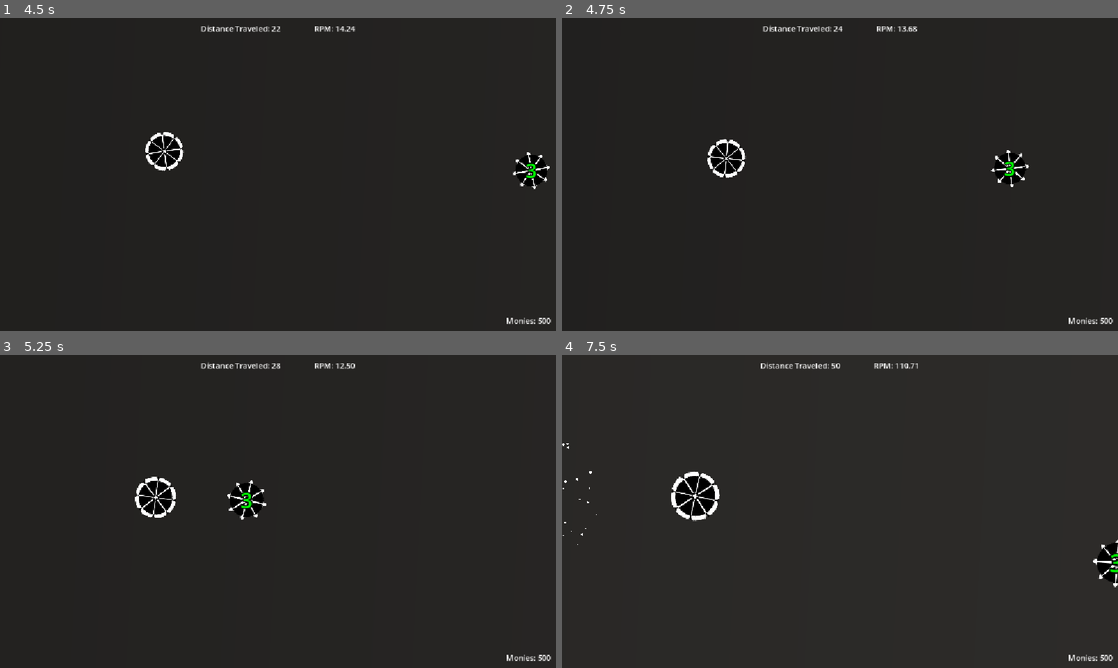
Above: before the commit, frames 1-4 (two rows, left to right).
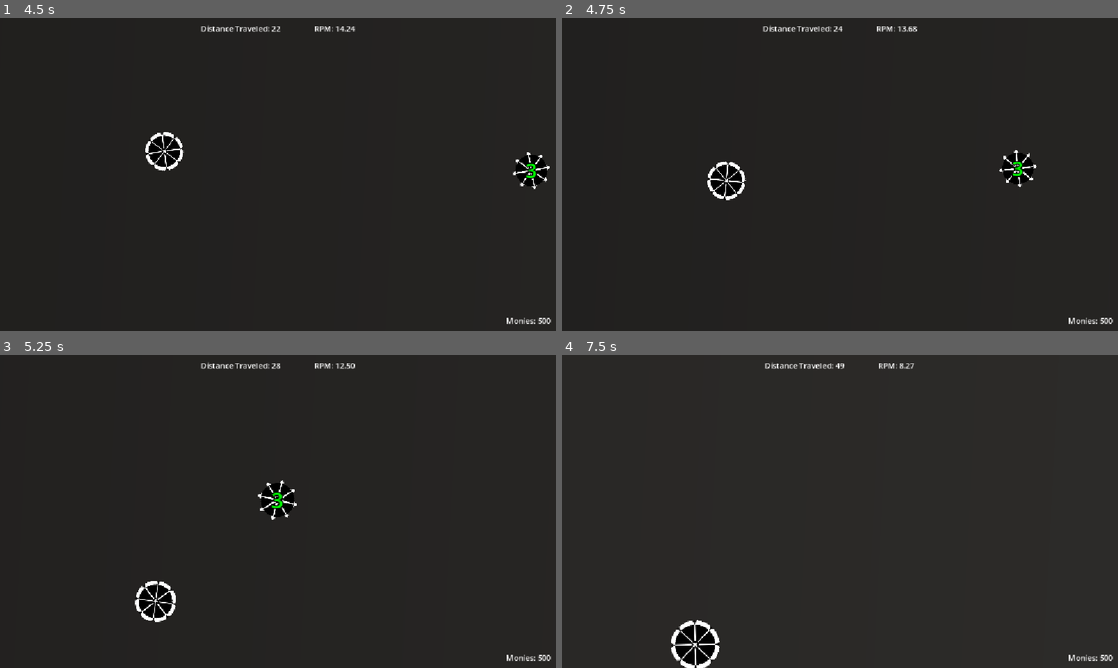
Above: after the commit, the same moments.

Repository: ryder-james/AVerySeriousGameJam
Game: Godot game, scene res://ui/main_menu.tscn
Two runs of this game, one before a commit and one after it. Both use one fixed random seed, a clock stepped at 60 frames per second and the inputs below. The engine's default icon, where the game draws it, is replaced by a stand-in: a white triangle on a blue panel in a dark square.
Inputs:
- Up to frame 1 (4.5 s): click "Start" at 0.5 s; tap Enter at 1.25 s; hold A (ccw) 1.28-2.03 s; tap D (cw) at 1.55, 2.1, 3.8 s; tap Space (launch) at 2, 2.3 s; hold Space (launch) 2.78-3.53 s; tap A (ccw) at 3.05, 3.6 s; hold D (cw) from 4.28 s (still down)
- Up to frame 2 (4.75 s): keep holding D (cw); tap Space (launch) at 4.55 s
- Up to frame 3 (5.25 s): release D (cw) at 5.03 s; tap Space (launch) at 5.1 s
- Up to frame 4 (7.5 s): tap A (ccw) at 5.3 s; hold A (ccw) 5.78-6.53 s; tap D (cw) at 6.05, 6.6 s; tap Space (launch) at 6.8 s; hold Space (launch) from 7.28 s (still down)

Frame 1 is identical in both runs. In frame 2, 1.5% of the frame differs, in the area x 26-86%, y 38-59%; in frame 3, 2.5%; in frame 4, 2.8%, in the area x 0-100%, y 2-100%.

Commit message:
refactor: Improved dash control

Diff:
--- a/beyblade/beyblade.gd
+++ b/beyblade/beyblade.gd
@@ -5,6 +5,10 @@
 signal start_dash
 signal end_dash
 
+
+const DASH_RIGHT := deg_to_rad(0.0)
+const DASH_DOWN := deg_to_rad(45.0)
+const DASH_UP := -DASH_DOWN
 
 @export var max_speed: float = 1000.0
 @export var max_launch_power: float = 800.0
@@ -14,6 +18,7 @@
 @export var clash_detection_distance: float = 90.0
 
 var is_dashing := false
+var _preferred_dash_angle := DASH_RIGHT
 var _dash_tween: Tween = null
 var _dash_duration := 0.0
 
@@ -51,32 +56,41 @@
 
 
 func _unhandled_input(event: InputEvent) -> void:
-	if not is_dashing and event.is_action_pressed("launch"):
-		start_dash.emit()
-		is_dashing = true
-		_dash_duration = 1.0
-		_dash_tween = create_tween()
-		_dash_tween.set_ignore_time_scale(true)
-		_dash_tween.tween_property(self, "dash_duration", 0.0, max_dash_duration)
-		_dash_tween.finished.connect(_release_dash.bind(0.0))
-	elif is_dashing:
+	if is_dashing:
 		var release_dash := false
-		var dash_angle := 0.0
+		var dash_angle := DASH_RIGHT
 		if event.is_action_released("launch"):
 			release_dash = true
+			dash_angle = _preferred_dash_angle
 		elif event.is_action_pressed("ccw"):
-			dash_angle = deg_to_rad(-45.0)
+			dash_angle = DASH_UP
 			release_dash = true
 		elif event.is_action_pressed("cw"):
-			dash_angle = deg_to_rad(45.0)
+			dash_angle = DASH_DOWN
 			release_dash = true
 		if release_dash:
 			_release_dash(dash_angle)
+	else:
+		if event.is_action_pressed("launch"):
+			start_dash.emit()
+			is_dashing = true
+			_dash_duration = 1.0
+			_dash_tween = create_tween()
+			_dash_tween.set_ignore_time_scale(true)
+			_dash_tween.tween_property(self, "dash_duration", 0.0, max_dash_duration)
+			_dash_tween.finished.connect(_release_dash.bind(_preferred_dash_angle))
+		elif event.is_action_pressed("ccw"):
+			_preferred_dash_angle = DASH_UP
+		elif event.is_action_pressed("cw"):
+			_preferred_dash_angle = DASH_DOWN
+		elif event.is_action_released("ccw") or event.is_action_released("cw"):
+			_preferred_dash_angle = DASH_RIGHT
 
 
 func _release_dash(angle: float) -> void:
 	if _dash_tween:
 		_dash_tween.stop()
+	_preferred_dash_angle = 0.0
 	is_dashing = false
 	apply_central_impulse((Vector2.RIGHT * dash_strength).rotated(angle))
 	end_dash.emit()
